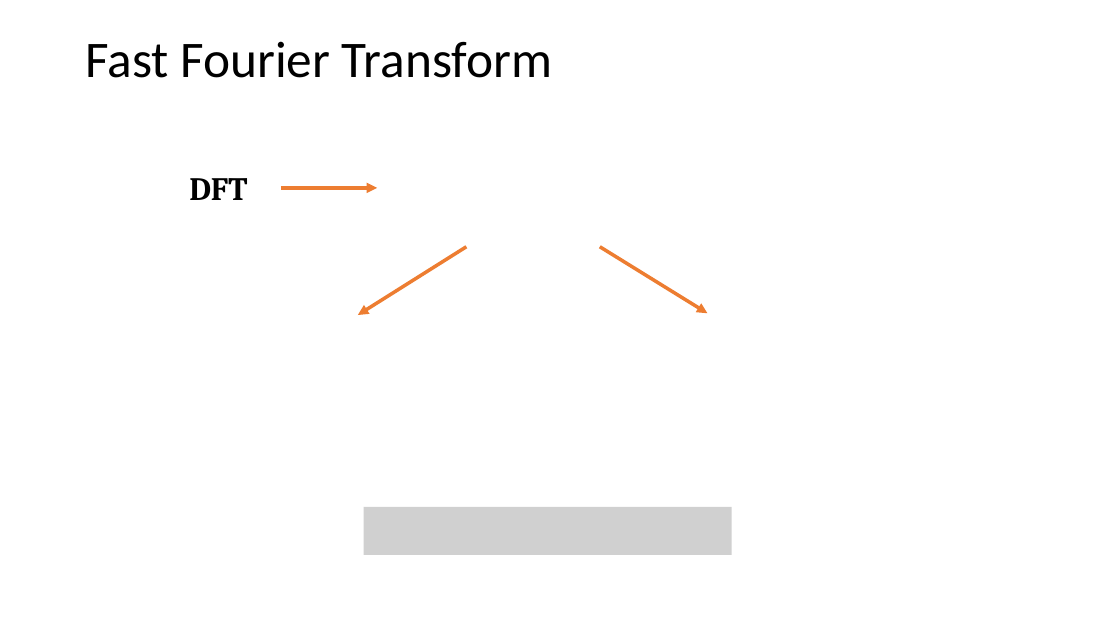
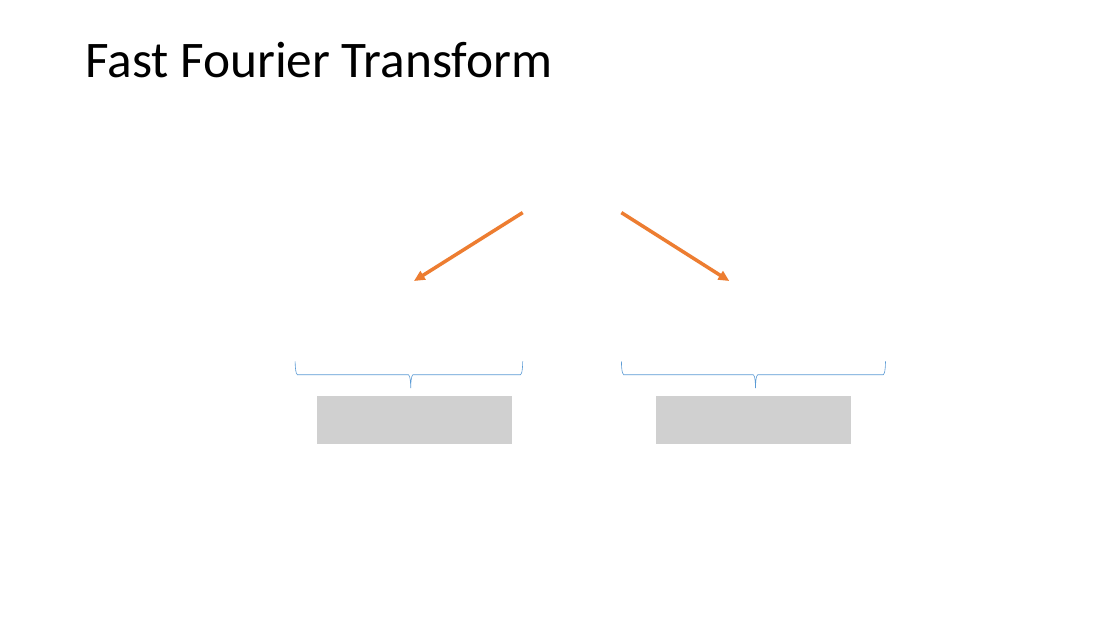
Before and after one commit to Sunfl4wer/Signal-and-Spectrum, a slide deck: slide 3 of Signal_and_Spectrum.pptx. Drawn at 1120x630 pixels with LibreOffice and Linux fonts; fonts in the diff are those of the drawing; grey boxes stand for pictures. Boxes give left, top, right and bottom in pixels: in the first picture for what was removed or moved away, otherwise in the second. Text is boxed around its words. In the diff, an @@ line names an element or a change of style, - is before the commit and + after.

```diff
--- a/Signal_and_Spectrum.pptx
+++ b/Signal_and_Spectrum.pptx
@@ text removed at [189, 178, 247, 200] @@
-DFT
@@ arrow removed from (281, 188) to (377, 188) @@
@@ arrow moved from (466, 247) - (358, 315) to (523, 213) - (414, 281) @@
@@ arrow moved from (600, 247) - (707, 313) to (622, 213) - (729, 281) @@
@@ left brace added at [295, 362, 523, 389], outline #5B9BD5 0.5 pt @@
@@ left brace added at [622, 361, 886, 388], outline #5B9BD5 0.5 pt @@
@@ picture added at [316, 395, 512, 444] @@
@@ picture added at [655, 395, 851, 444] @@
@@ picture removed at [364, 507, 732, 555] @@
```
Also in this commit, not shown: 6 other slides changed, 37 slides added, 6 slides removed.
